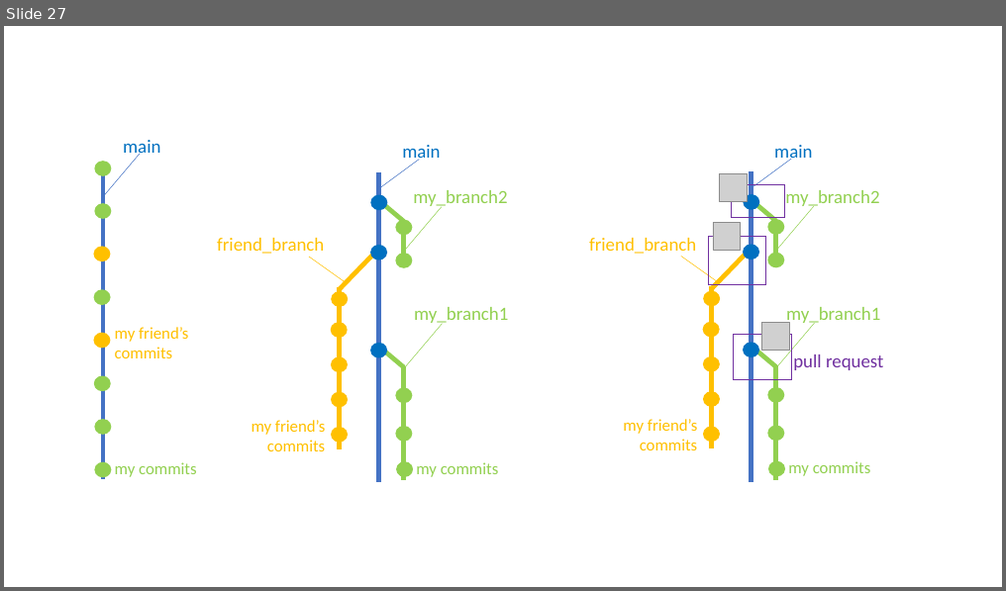
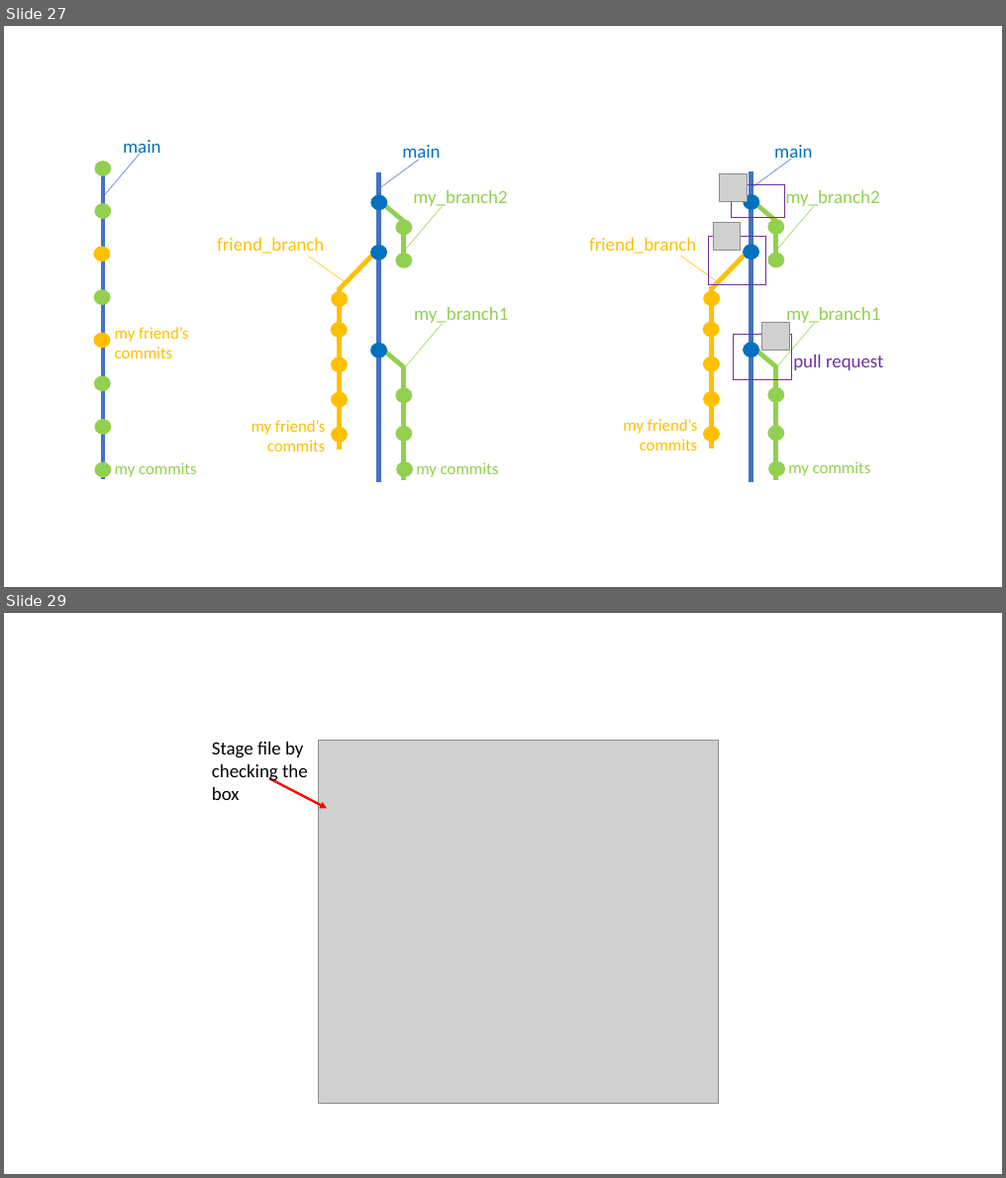
Before and after one commit to selinaZitrone/get-started-with-git, a slide deck: docs/slides/img/images.pptx. Shown one above the other, each under a label of ours: slide 27 before the commit, slides 27 and 29 after it; the slides between them are not shown. The pictures are 1006x591 and 1006x1178 pixels, drawn with LibreOffice and Linux fonts; fonts in the diff are those of the drawing; grey boxes stand for pictures. Boxes give left, top, right and bottom in pixels: in the first picture for what was removed or moved away, otherwise in the second. Text is boxed around its words. In the diff, an @@ line names an element or a change of style, - is before the commit and + after.

```diff
--- a/docs/slides/img/images.pptx
+++ b/docs/slides/img/images.pptx
@@ slide 29 added at [4,613,1002,1174], background #FFFFFF @@
@@ text added at [212,742,308,800], 18 pt, text #000000 @@
+Stage file by checking the box
@@ picture added at [318,741,718,1104] @@
@@ arrow added from (269, 778) to (327, 808), #FF0000 2.25 pt @@
```
Also in this commit, not shown: 5 other slides added, 8 other files.
